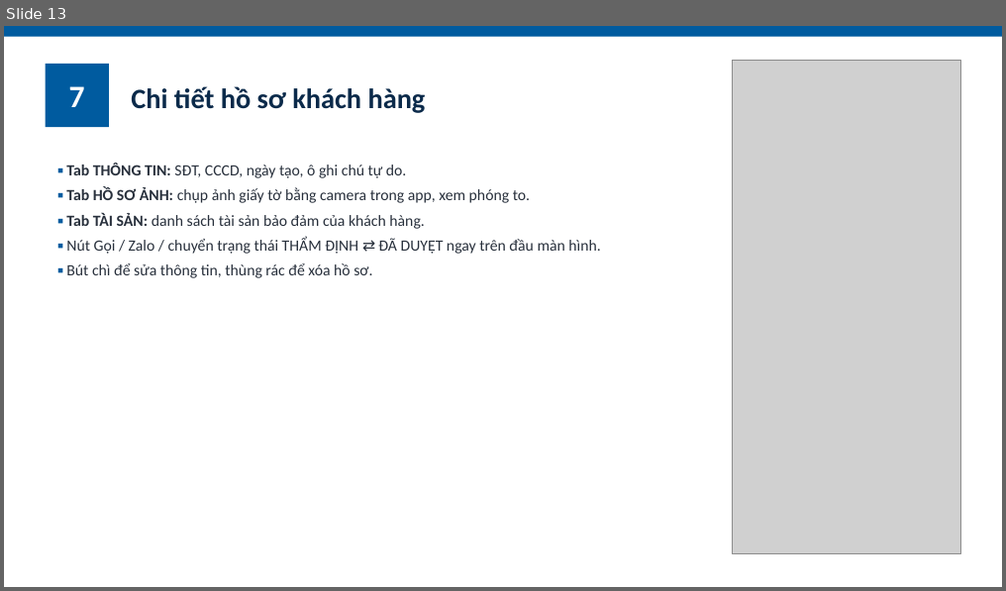
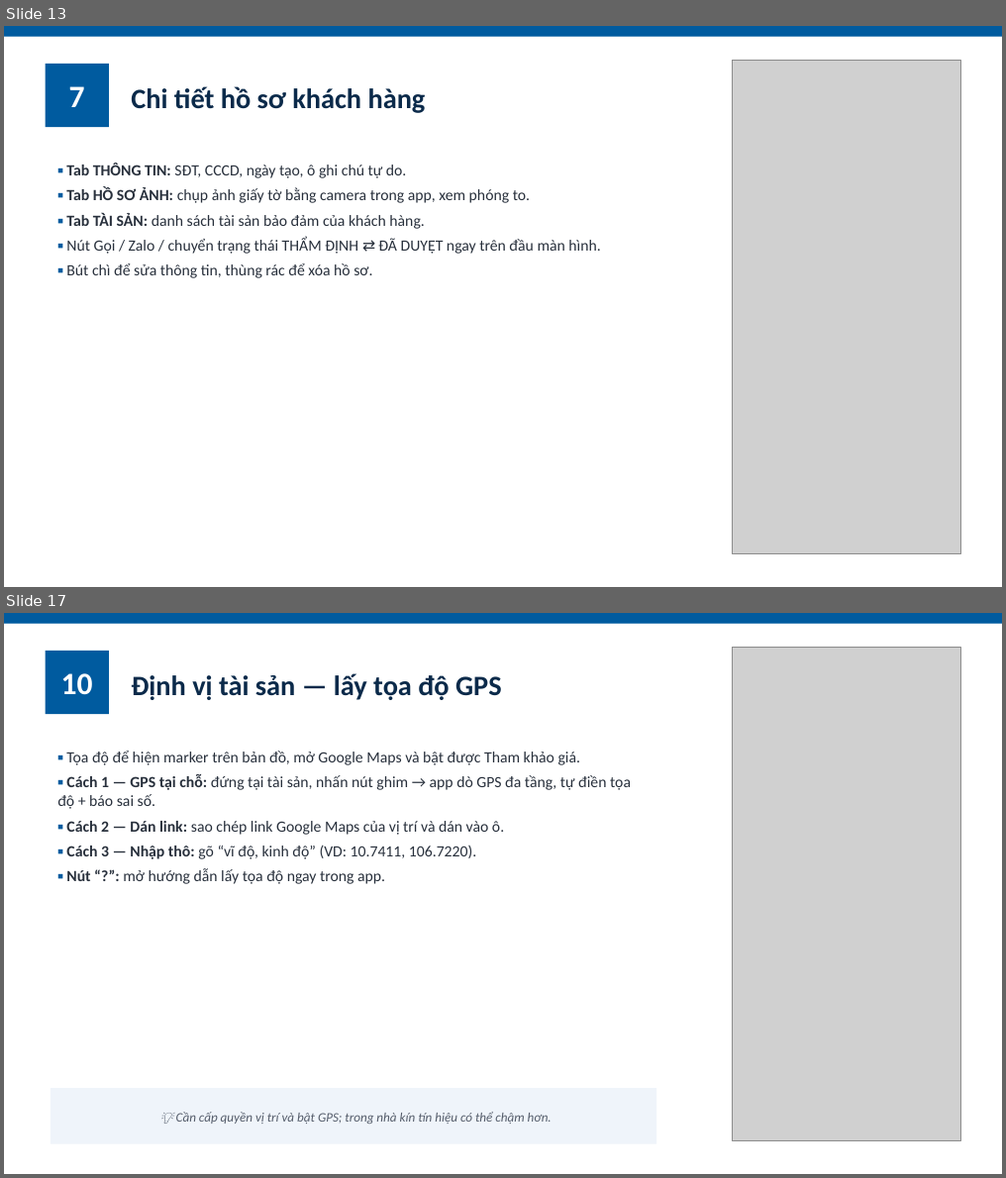
Before and after one commit to hungnq131193-ux/ClientPro, a slide deck: docs/ClientPro_HuongDanSuDung.pptx. Shown one above the other, each under a label of ours: slide 13 before the commit, slides 13 and 17 after it; the slides between them are not shown. The pictures are 1006x591 and 1006x1178 pixels, drawn with LibreOffice and Linux fonts; fonts in the diff are those of the drawing; grey boxes stand for pictures. Boxes give left, top, right and bottom in pixels: in the first picture for what was removed or moved away, otherwise in the second. Text is boxed around its words. In the diff, an @@ line names an element or a change of style, - is before the commit and + after.

```diff
--- a/docs/ClientPro_HuongDanSuDung.pptx
+++ b/docs/ClientPro_HuongDanSuDung.pptx
@@ slide 17 added at <box>4,613,1002,1174</box>, background #FFFFFF @@
@@ rectangle added at <box>4,613,1002,624</box>, fill #005B9F @@
@@ rectangle added at <box>46,651,109,714</box>, fill #005B9F, 30 pt, text #FFFFFF, bold @@
+10
@@ picture added at <box>733,647,960,1141</box> @@
@@ text added at <box>131,673,502,700</box>, 27 pt, text #0B2A4A, bold @@
+Định vị tài sản — lấy tọa độ GPS
@@ text added at <box>57,751,631,884</box>, 15 pt, text #28303C @@
+▪ Tọa độ để hiện marker trên bản đồ, mở Google Maps và bật được Tham khảo giá.
+▪ Cách 1 — GPS tại chỗ: đứng tại tài sản, nhấn nút ghim → app dò GPS đa tầng, tự điền tọa độ + báo sai số.
+▪ Cách 2 — Dán link: sao chép link Google Maps của vị trí và dán vào ô.
+▪ Cách 3 — Nhập thô: gõ “vĩ độ, kinh độ” (VD: 10.7411, 106.7220).
+▪ Nút “?”: mở hướng dẫn lấy tọa độ ngay trong app.
@@ rectangle added at <box>51,1088,656,1145</box>, fill #EFF4FA, 12.5 pt, text #555D6B, italic @@
+💡 Cần cấp quyền vị trí và bật GPS; trong nhà kín tín hiệu có thể chậm hơn.
```
Also in this commit, not shown: 16 other slides changed, 5 other slides added, 1 slide removed, 1 other file.
